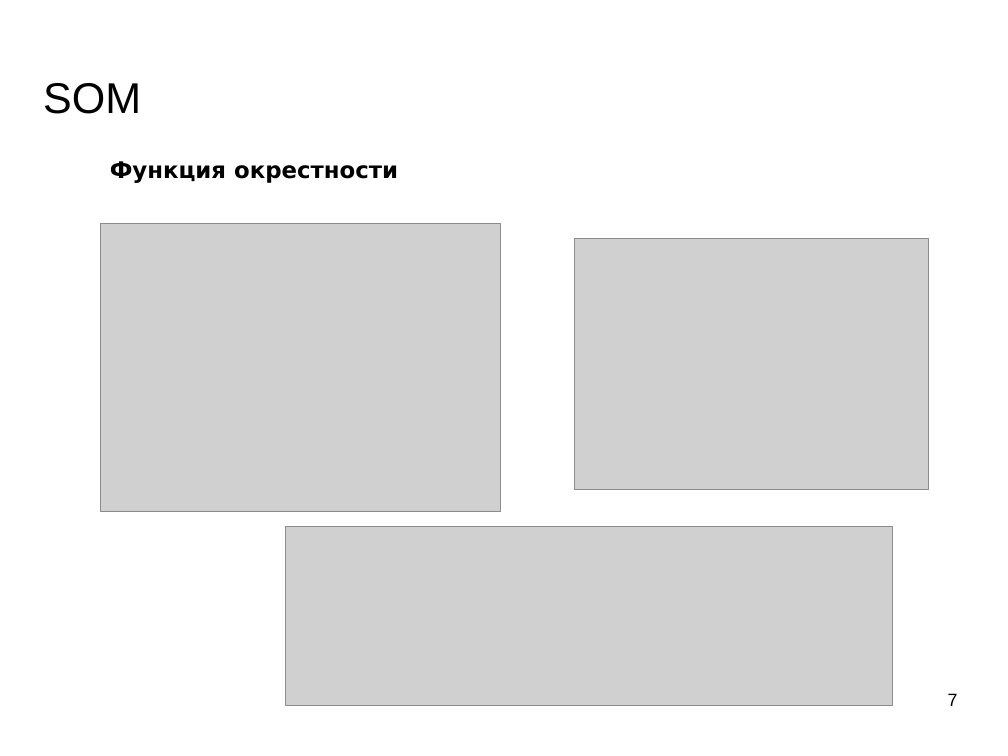
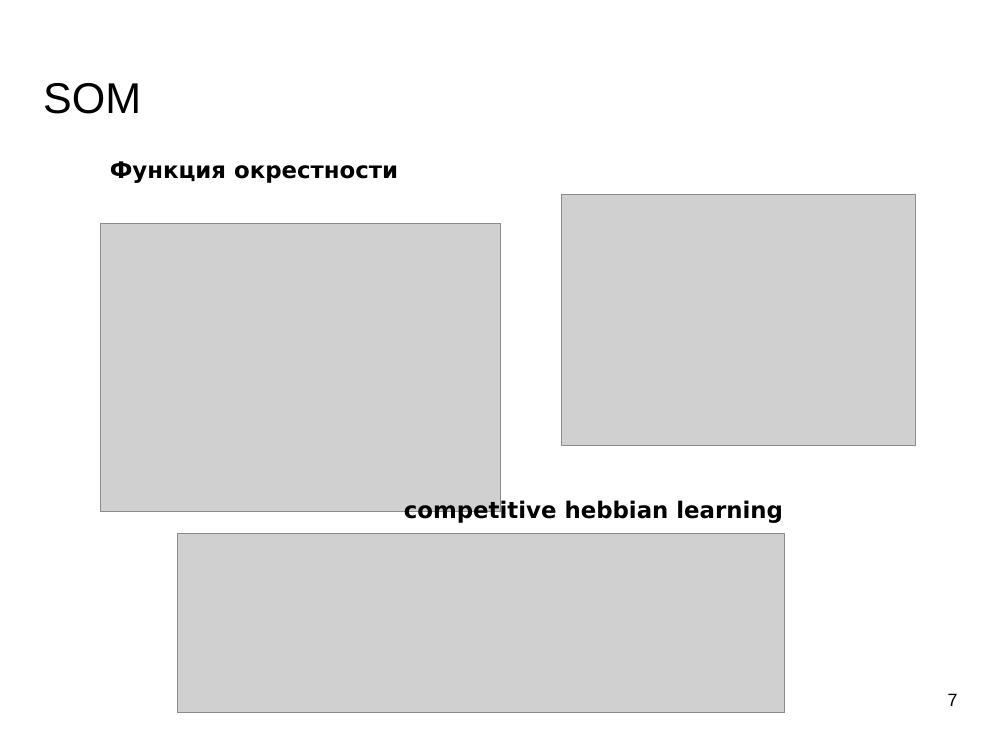
Before and after one commit to mechanoid5/ml_lectorium_legacy, a slide deck: slide 7 of 19-kohonen-som.odp. Drawn at 1008x756 pixels with LibreOffice and Linux fonts; fonts in the diff are those of the drawing; grey boxes stand for pictures; background and template pictures are left out. Boxes give left, top, right and bottom in pixels: in the first picture for what was removed or moved away, otherwise in the second. Text is boxed around its words. In the diff, an @@ line names an element or a change of style, - is before the commit and + after.

```diff
--- a/19-kohonen-som.odp
+++ b/19-kohonen-som.odp
@@ picture: place and size @@
-picture at <box>574,238,928,489</box>
+picture at <box>562,195,916,446</box>
@@ text added at <box>404,499,783,524</box>, 18 pt, text #000000, bold @@
+competitive hebbian learning
@@ picture: place and size @@
-picture at <box>285,527,894,706</box>
+picture at <box>177,534,786,713</box>
```
Also in this commit, not shown: 3 other files.
